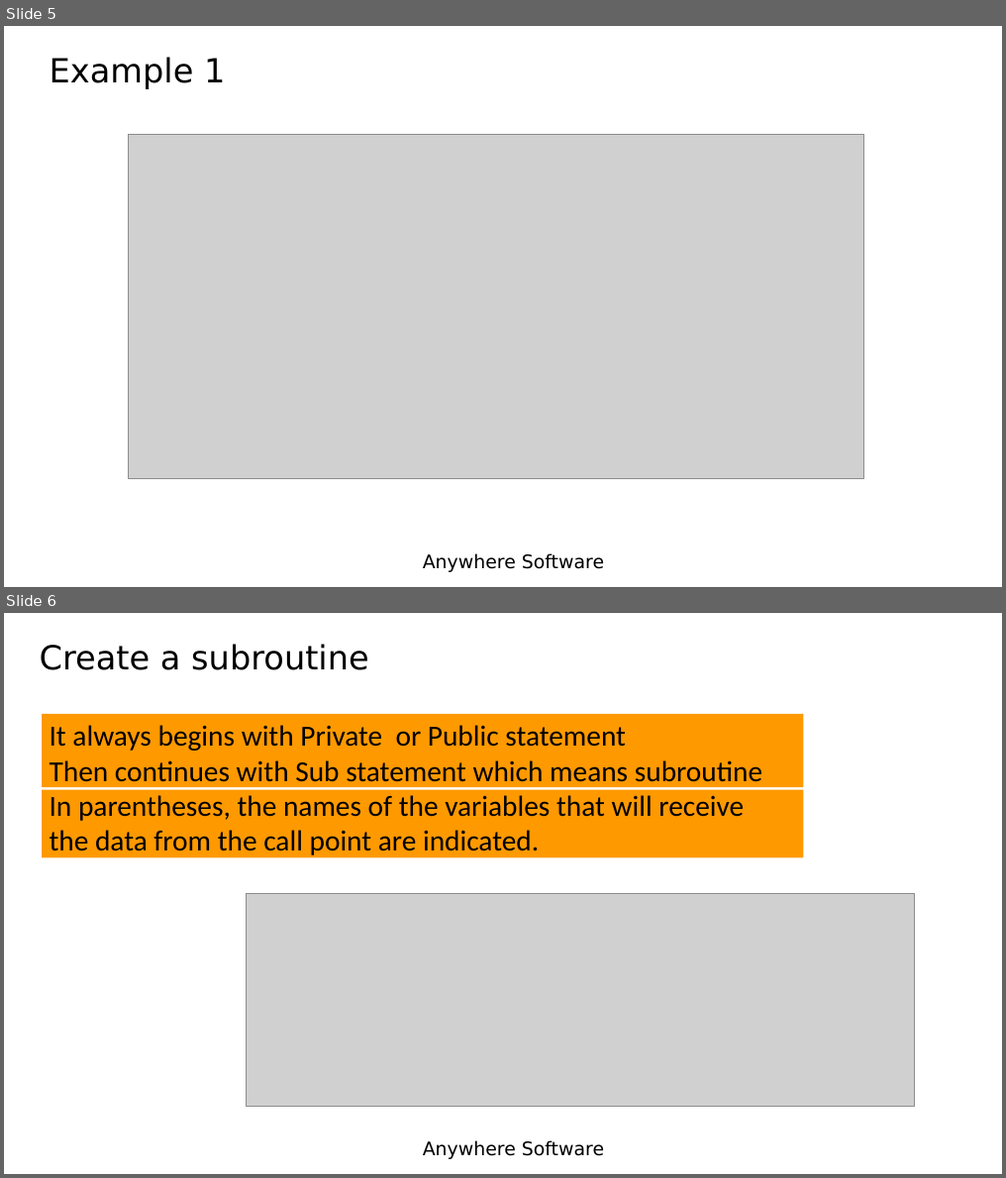
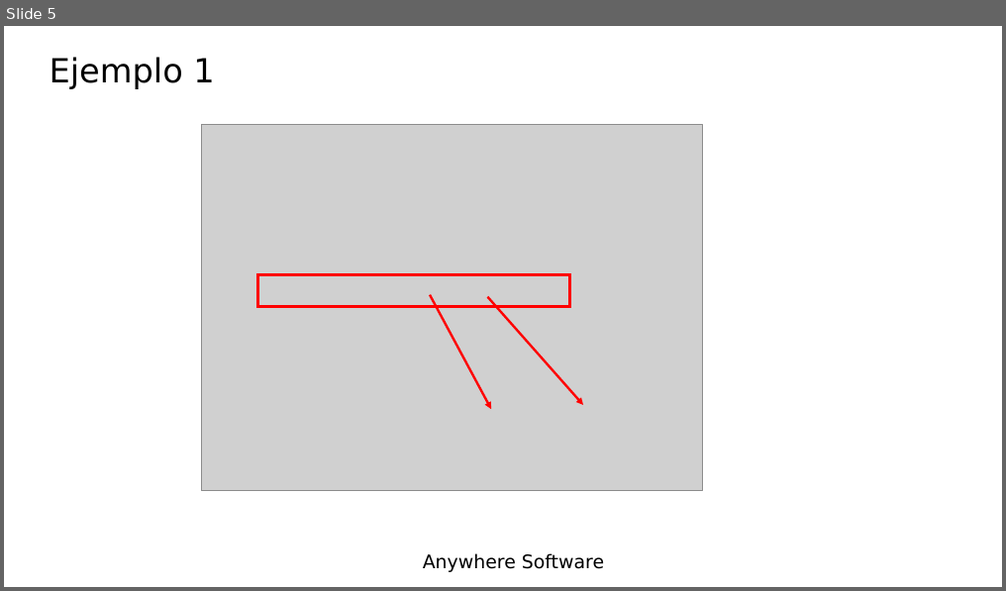
Before and after one commit to Lamashino/Teaching-B4J, a slide deck: Tema 8 - Subrutinas/Lesson8 - Subroutines.pptx. Shown one above the other, each under a label of ours: slides 5 and 6 before the commit, slide 5 after it. The pictures are 1006x1178 and 1006x591 pixels, drawn with LibreOffice and Linux fonts; fonts in the diff are those of the drawing; grey boxes stand for pictures; background and template pictures are left out. Boxes give left, top, right and bottom in pixels: in the first picture for what was removed or moved away, otherwise in the second. Text is boxed around its words. In the diff, an @@ line names an element or a change of style, - is before the commit and + after.

```diff
--- a/Tema 8 - Subrutinas/Lesson8 - Subroutines.pptx
+++ b/Tema 8 - Subrutinas/Lesson8 - Subroutines.pptx
@@ slide 6 removed at [4, 613, 1002, 1174], background picture (left out); not listed: 1 template element that a slide beside it also shows @@
@@ title removed at [40, 644, 369, 670] @@
-Create a subroutine
@@ rectangle removed at [42, 714, 803, 751] @@
@@ text removed at [50, 725, 762, 859] @@
-It always begins with Private or Public statement
-Then continues with Sub statement which means subroutine
-In parentheses, the names of the variables that will receive the data from the call point are indicated.
@@ rectangle removed at [42, 751, 803, 787] @@
@@ rectangle removed at [42, 789, 803, 858] @@
@@ picture removed at [246, 894, 915, 1106] @@
@@ slide 5 changed as well @@
@@ title at [50, 57, 214, 89]: text changed @@
-Example 1
+Ejemplo 1
@@ picture: place and size @@
-picture at [129, 135, 864, 478]
+picture at [201, 125, 702, 491]
@@ rectangle added at [257, 274, 570, 307], outline #FF0000 3 pt @@
@@ arrow added from (430, 294) to (491, 409), #FF0000 2.25 pt @@
@@ arrow added from (487, 297) to (583, 405), #FF0000 2.25 pt @@
```
Also in this commit, not shown: 3 other slides changed, 7 slides added, 6 other slides removed, 2 other files.
